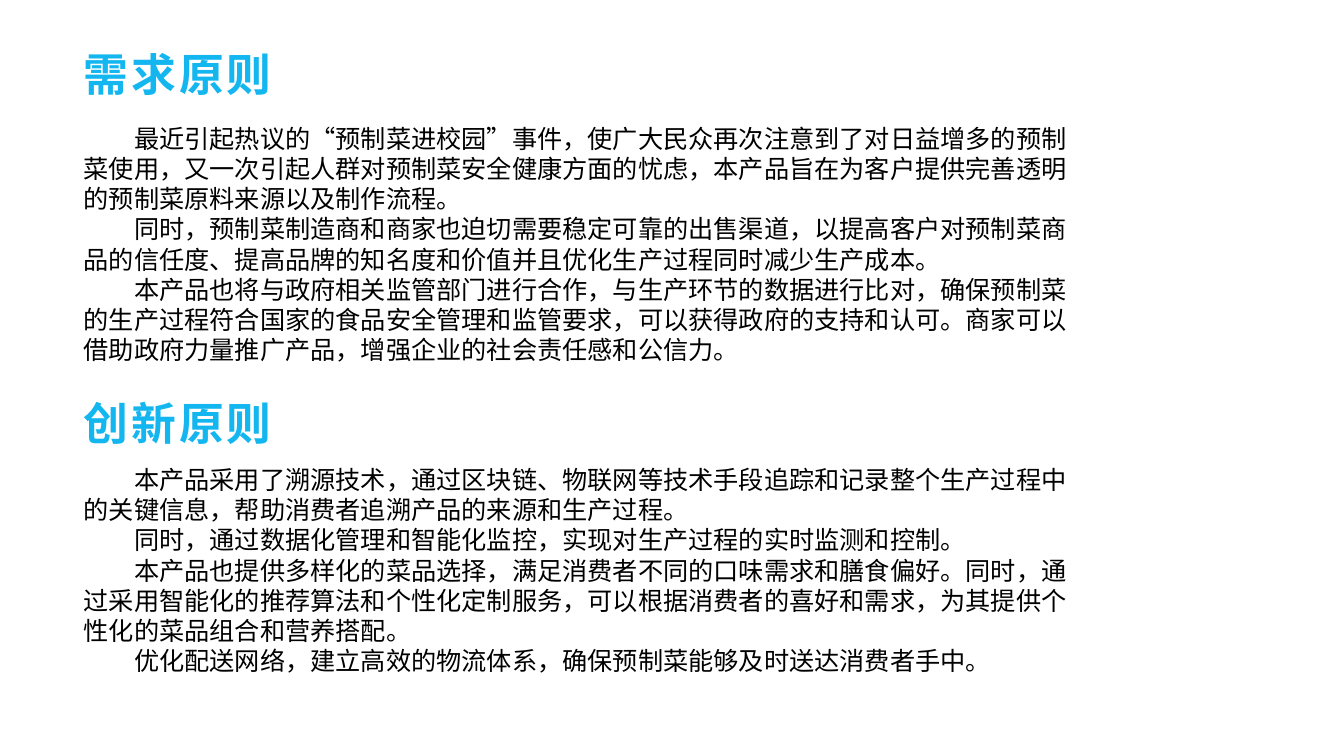
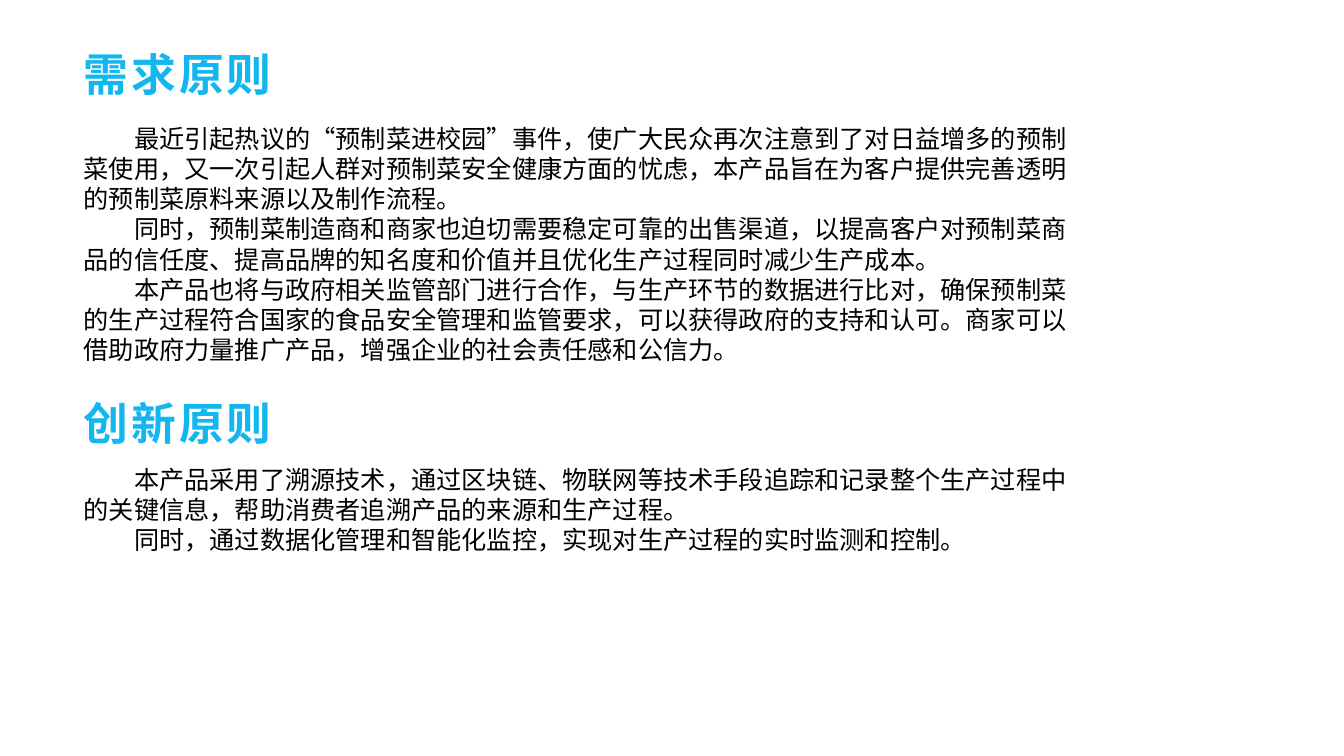
Before and after one commit to codenewbird/prepared_food, a slide deck: slide 12 of doc/集训展示.pptx (slide 11 before the commit). Drawn at 1344x756 pixels with LibreOffice and Linux fonts; fonts in the diff are those of the drawing; background and template pictures are left out. Boxes give left, top, right and bottom in pixels: in the first picture for what was removed or moved away, otherwise in the second. Text is boxed around its words. In the diff, an @@ line names an element or a change of style, - is before the commit and + after.

```diff
--- a/doc/集训展示.pptx
+++ b/doc/集训展示.pptx
@@ text at <box>84,558,1067,673</box>: paragraphs removed @@
-本产品也提供多样化的菜品选择，满足消费者不同的口味需求和膳食偏好。同时，通过采用智能化的推荐算法和个性化定制服务，可以根据消费者的喜好和需求，为其提供个性化的菜品组合和营养搭配。
-优化配送网络，建立高效的物流体系，确保预制菜能够及时送达消费者手中。
```
Also in this commit, not shown: 4 other slides changed, 2 slides added, 48 other files.
